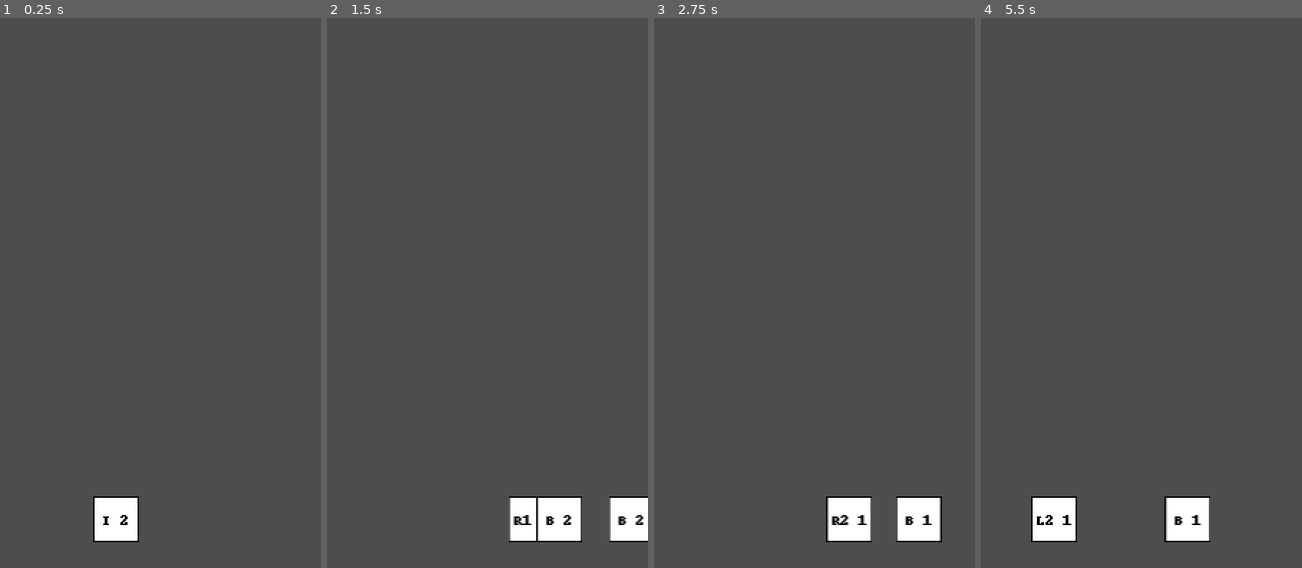
Above: before the commit, frames 1-4 (left to right).
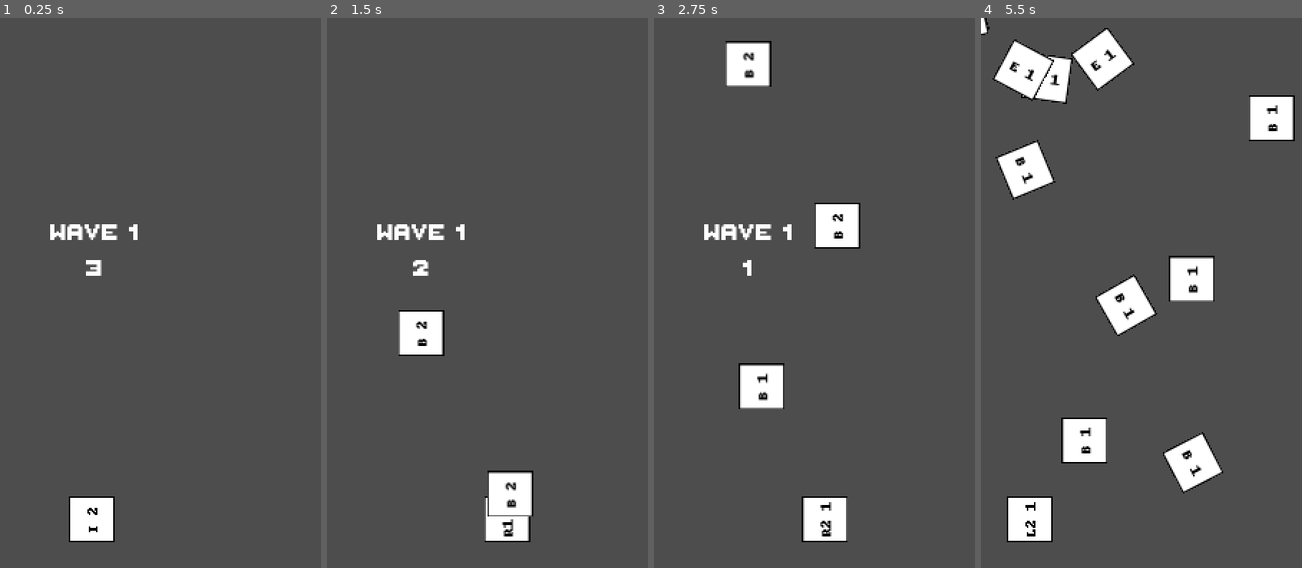
Above: after the commit, the same moments.

Repository: demestav/Open-Retro-Skies
Game: Godot game, scene res://Level.tscn
The game is run twice, just before and just after one commit, with the same random seed, the same clock (stepped at 60 frames per second) and the same inputs.
Inputs:
- Up to frame 1 (0.25 s): no input
- Up to frame 2 (1.5 s): hold Right (ui_right) 0.53-1.28 s; tap Space (action A) at 0.6, 1.35 s; hold Left (ui_left) from 1.28 s (still down)
- Up to frame 3 (2.75 s): release Left (ui_left) at 2.03 s; hold Right (ui_right) from 2.03 s (still down); tap Space (action A) at 2.1 s
- Up to frame 4 (5.5 s): tap Space (action A) every 0.75 s from 2.85 to 5.1 s; release Right (ui_right) at 3.53 s; hold Left (ui_left) from 3.53 s (still down)

The runs differ from the first frame. In frame 1, 2.0% of the frame differs, in the area x 15-44%, y 37-96%; in frame 2, 5.5%; in frame 3, 6.6%; in frame 4, 12%, in the area x 0-98%, y 0-96%.

Commit message:
Added waves. Updated project to Godot 4.2.1

Diff:
--- a/src/Level.tscn
+++ b/src/Level.tscn
@@ -1,8 +1,49 @@
-[gd_scene load_steps=2 format=3 uid="uid://4eclv0awhvjc"]
+[gd_scene load_steps=3 format=3 uid="uid://4eclv0awhvjc"]
 
 [ext_resource type="PackedScene" uid="uid://rs54bq7kh4bn" path="res://player/player.tscn" id="1_qxlbk"]
 
+[sub_resource type="GDScript" id="GDScript_4mnt3"]
+script/source = "extends Node2D
+
+var waves = preload(\"res://waves/waves.tscn\")
+
+var wave_keys = [
+	\"Wave 1\",
+	\"Wave 2\",
+	\"Wave 3\",
+	\"Wave 4\",
+	\"Wave 5\",
+	\"Wave 6\",
+	\"Wave 7\",
+	\"Wave 8\",
+	\"Wave 9\",
+	\"Wave 10\"
+]
+var wave
+var wave_index = 0
+
+# Called when the node enters the scene tree for the first time.
+func _ready():
+	wave = waves.instantiate()
+	wave.wave_to_load = wave_keys[wave_index]
+	add_child(wave)
+
+# Called every frame. 'delta' is the elapsed time since the previous frame.
+func _process(delta):
+	if wave.state == 3: # State.FINISHED
+		wave_index += 1
+		wave.queue_free()
+		wave = waves.instantiate()
+		wave.wave_to_load = wave_keys[wave_index]
+		add_child(wave)
+
+
+
+"
+
 [node name="Level" type="Node2D"]
+script = SubResource("GDScript_4mnt3")
 
 [node name="Airplane" parent="." instance=ExtResource("1_qxlbk")]
-position = Vector2(81, 350)
+position = Vector2(64, 350)
+rotation = -1.5708
--- a/src/bullet/bullet.gd
+++ b/src/bullet/bullet.gd
@@ -2,6 +2,7 @@
 
 var speed = 150
 var velocity = Vector2()
+var target_group_type:String = "enemy"
 
 func _ready():
 	$AnimatedSprite2D.play()
@@ -9,12 +10,9 @@
 func _process(delta):
 	position += velocity * delta
 
-func _on_body_entered(body):
-	pass
-
 func _on_area_entered(area):
-	if area.name == "enemy":
-		area.destroy()
+	if area.is_in_group(target_group_type):
+		area.hit()
 
 func init(pos, direction):
 	position = pos
--- a/src/bullet/bullet.tscn
+++ b/src/bullet/bullet.tscn
@@ -3,42 +3,47 @@
 [ext_resource type="Texture2D" uid="uid://djtg3vg7sfmoh" path="res://bullet/sprite/bullet.png" id="1_hwfg5"]
 [ext_resource type="Script" path="res://bullet/bullet.gd" id="1_wenqy"]
 
-[sub_resource type="AtlasTexture" id="AtlasTexture_72qpe"]
+[sub_resource type="AtlasTexture" id="AtlasTexture_tft0h"]
 atlas = ExtResource("1_hwfg5")
 region = Rect2(0, 0, 32, 32)
 
-[sub_resource type="AtlasTexture" id="AtlasTexture_kmdlw"]
+[sub_resource type="AtlasTexture" id="AtlasTexture_q45dg"]
 atlas = ExtResource("1_hwfg5")
 region = Rect2(32, 0, 32, 32)
 
-[sub_resource type="SpriteFrames" id="SpriteFrames_6dlid"]
+[sub_resource type="SpriteFrames" id="SpriteFrames_uxq5u"]
 resource_local_to_scene = true
 animations = [{
-"frames": [SubResource("AtlasTexture_72qpe"), SubResource("AtlasTexture_kmdlw")],
+"frames": [{
+"duration": 1.0,
+"texture": SubResource("AtlasTexture_tft0h")
+}, {
+"duration": 1.0,
+"texture": SubResource("AtlasTexture_q45dg")
+}],
 "loop": true,
 "name": &"default",
 "speed": 5.0
 }]
 
-[sub_resource type="RectangleShape2D" id="RectangleShape2D_kkgat"]
+[sub_resource type="RectangleShape2D" id="RectangleShape2D_f341u"]
 size = Vector2(30, 30)
 
 [node name="bullet" type="Area2D"]
 collision_layer = 0
-collision_mask = 0
+collision_mask = 2
 script = ExtResource("1_wenqy")
 
 [node name="AnimatedSprite2D" type="AnimatedSprite2D" parent="."]
-frames = SubResource("SpriteFrames_6dlid")
+sprite_frames = SubResource("SpriteFrames_uxq5u")
 frame = 1
 
 [node name="CollisionShape2D" type="CollisionShape2D" parent="."]
-shape = SubResource("RectangleShape2D_kkgat")
+shape = SubResource("RectangleShape2D_f341u")
 
 [node name="VisibleOnScreenNotifier2D" type="VisibleOnScreenNotifier2D" parent="."]
 position = Vector2(0.500001, 1.19209e-06)
 scale = Vector2(1.45, 1.5)
 
 [connection signal="area_entered" from="." to="." method="_on_area_entered"]
-[connection signal="body_entered" from="." to="." method="_on_body_entered"]
 [connection signal="screen_exited" from="VisibleOnScreenNotifier2D" to="." method="_on_visible_on_screen_notifier_2d_screen_exited"]
--- a/src/enemy/enemy.gd
+++ b/src/enemy/enemy.gd
@@ -4,9 +4,10 @@
 @onready var radar = $RayCast2D
 var ammo = 1
 var cooldown = 1
+var active = false
 
 func _ready():
-	pass
+	active = true
 
 func _process(delta):
 	if cooldown < 1:
@@ -15,14 +16,18 @@
 		if cooldown >= 1 and ammo > 0:
 			fire_bullet()
 
-func destroy():
-	queue_free()
+func hit():
+	print("I was hit!")
+	active = false
 
 func fire_bullet():
 	cooldown = 0
 	ammo -= 1
 	var bul = BULLET.instantiate()
+	bul.set_collision_mask_value(1, true)
+	bul.set_collision_mask_value(2, false)
 	var dir = Vector2(1, 0).rotated(global_rotation)
 	bul.rotation = dir.angle()
+	bul.target_group_type = "player"
 	bul.init(global_position, dir)
 	get_tree().get_root().get_node("Level").add_child(bul)
--- a/src/enemy/enemy.tscn
+++ b/src/enemy/enemy.tscn
@@ -3,36 +3,41 @@
 [ext_resource type="Script" path="res://enemy/enemy.gd" id="1_ojhe1"]
 [ext_resource type="Texture2D" uid="uid://c6g6cm4s003vp" path="res://enemy/sprite/enemy.png" id="2_v28or"]
 
-[sub_resource type="AtlasTexture" id="AtlasTexture_nhch7"]
+[sub_resource type="AtlasTexture" id="AtlasTexture_ruiw7"]
 atlas = ExtResource("2_v28or")
 region = Rect2(0, 0, 32, 32)
 
-[sub_resource type="AtlasTexture" id="AtlasTexture_qrs8q"]
+[sub_resource type="AtlasTexture" id="AtlasTexture_2epi5"]
 atlas = ExtResource("2_v28or")
 region = Rect2(32, 0, 32, 32)
 
-[sub_resource type="SpriteFrames" id="SpriteFrames_jitps"]
+[sub_resource type="SpriteFrames" id="SpriteFrames_ec3si"]
 animations = [{
-"frames": [SubResource("AtlasTexture_nhch7"), SubResource("AtlasTexture_qrs8q")],
+"frames": [{
+"duration": 1.0,
+"texture": SubResource("AtlasTexture_ruiw7")
+}, {
+"duration": 1.0,
+"texture": SubResource("AtlasTexture_2epi5")
+}],
 "loop": true,
 "name": &"default",
 "speed": 5.0
 }]
 
-[sub_resource type="RectangleShape2D" id="RectangleShape2D_byv73"]
+[sub_resource type="RectangleShape2D" id="RectangleShape2D_ndcol"]
 size = Vector2(30, 30)
 
-[node name="enemy" type="Area2D"]
+[node name="enemy" type="Area2D" groups=["enemy"]]
 collision_layer = 2
 collision_mask = 0
 script = ExtResource("1_ojhe1")
 
 [node name="AnimatedSprite2D" type="AnimatedSprite2D" parent="."]
-frames = SubResource("SpriteFrames_jitps")
-playing = true
+sprite_frames = SubResource("SpriteFrames_ec3si")
 
 [node name="CollisionShape2D" type="CollisionShape2D" parent="."]
-shape = SubResource("RectangleShape2D_byv73")
+shape = SubResource("RectangleShape2D_ndcol")
 
 [node name="RayCast2D" type="RayCast2D" parent="."]
 target_position = Vector2(400, 1)
--- a/src/player/player.gd
+++ b/src/player/player.gd
@@ -107,9 +107,13 @@
 	var dir = Vector2(1, 0).rotated(global_rotation)
 	bul.rotation = dir.angle()
 	bul.init(position, dir)
+	bul.target_group_type = "enemy"
 	get_tree().get_root().get_node("Level").add_child(bul)
 
 
 func process_events():
 	if Input.is_action_just_pressed("action A"):
 		fire_bullet()
+
+func hit():
+	print("OMG I was hit, I am the player!")
--- a/src/player/player.tscn
+++ b/src/player/player.tscn
@@ -118,7 +118,7 @@
 [sub_resource type="RectangleShape2D" id="RectangleShape2D_folur"]
 size = Vector2(30, 30)
 
-[node name="player" type="Area2D"]
+[node name="player" type="Area2D" groups=["player"]]
 script = ExtResource("1_6da44")
 
 [node name="AnimationPlayer" type="AnimationPlayer" parent="."]
--- a/src/project.godot
+++ b/src/project.godot
@@ -12,20 +12,22 @@
 
 config/name="Open Retro Skies"
 run/main_scene="res://Level.tscn"
-config/features=PackedStringArray("4.0", "Forward Plus")
+config/features=PackedStringArray("4.2", "Forward Plus")
 
 [display]
 
 window/size/viewport_width=224
 window/size/viewport_height=384
+window/size/window_width_override=672
+window/size/window_height_override=1152
+window/stretch/mode="viewport"
 window/handheld/orientation=1
-window/stretch/mode="viewport"
 
 [input]
 
 "action A"={
 "deadzone": 0.5,
-"events": [Object(InputEventKey,"resource_local_to_scene":false,"resource_name":"","device":0,"window_id":0,"alt_pressed":false,"shift_pressed":false,"ctrl_pressed":false,"meta_pressed":false,"pressed":false,"keycode":0,"physical_keycode":32,"unicode":0,"echo":false,"script":null)
+"events": [Object(InputEventKey,"resource_local_to_scene":false,"resource_name":"","device":0,"window_id":0,"alt_pressed":false,"shift_pressed":false,"ctrl_pressed":false,"meta_pressed":false,"pressed":false,"keycode":0,"physical_keycode":32,"key_label":0,"unicode":0,"echo":false,"script":null)
 , Object(InputEventJoypadButton,"resource_local_to_scene":false,"resource_name":"","device":-1,"button_index":0,"pressure":0.0,"pressed":false,"script":null)
 ]
 }
--- a/src/wave.gd
+++ /dev/null
@@ -1,36 +0,0 @@
-extends Node2D
-
-var wave_count = 10
-var spawn_interval = 0.8 # seconds
-var spawn_timer = 0
-var spawned_enemies = 0
-const ENEMY_SCENE = preload("res://enemy/enemy.tscn")
-
-@onready var path = get_node("Path2D")
-var enemy_path_followers = []
-
-func _ready():
-	pass
-
-func _process(delta):
-	spawn_timer += delta
-	if spawn_timer > spawn_interval and spawned_enemies < wave_count:
-		spawn_timer = 0
-		spawn_new_enemy()
-		spawned_enemies += 1
-
-	for path_follower in enemy_path_followers:
-		path_follower.progress_ratio += 0.1 * delta
-
-
-func spawn_new_enemy():
-	"""
-	Add new path follower and attach it to the path. Then attach the
-	emeny on that path follower.
-	"""
-	var new_path_follower = PathFollow2D.new()
-	new_path_follower.loop = false
-	path.add_child(new_path_follower)
-	var enemy = ENEMY_SCENE.instantiate()
-	new_path_follower.add_child(enemy)
-	enemy_path_followers.append(new_path_follower)
--- /dev/null
+++ b/src/waves/waves.gd
@@ -0,0 +1,124 @@
+extends Node2D
+
+var wave_count = 10
+
+var intro_timer = 3
+var outro_timer = 2
+
+var spawn_interval = 0.8 # seconds
+var spawn_timer = 0
+var spawned_enemies = 0
+const ENEMY_SCENE = preload("res://enemy/enemy.tscn")
+
+# @onready var path = get_node("Path2D")
+var wave_to_load
+var path
+var wave_paths
+var enemy_path_followers = []
+
+var active_enemies_counter = 0
+
+enum State {
+	INTRO,
+	IN_PROGRESS,
+	OUTRO,
+	FINISHED
+}
+
+var state = null
+var from_state = null
+var font
+
+
+func _ready():
+	start_wave()
+
+func start_wave():
+	wave_paths = {
+		"Wave 1": get_node("Wave 1"),
+		"Wave 2": get_node("Wave 2"),
+		"Wave 3": get_node("Wave 3"),
+		"Wave 4": get_node("Wave 4"),
+		"Wave 5": get_node("Wave 5"),
+		"Wave 6": get_node("Wave 6"),
+		"Wave 7": get_node("Wave 7"),
+		"Wave 8": get_node("Wave 8"),
+		"Wave 9": get_node("Wave 9"),
+		"Wave 10": get_node("Wave 10")
+	}
+	path = wave_paths[wave_to_load]
+	switch_state(State.INTRO)
+
+func _process(delta):
+	state_logic(delta)
+	state_transition()
+
+func state_logic(delta):
+	match state:
+		State.INTRO:
+			$"Label".text = wave_to_load + "\n" + str(ceili(intro_timer))
+			intro_timer -= delta
+		State.IN_PROGRESS:
+			spawn_timer += delta
+			if spawn_timer > spawn_interval and spawned_enemies < wave_count:
+				spawn_timer = 0
+				spawn_new_enemy()
+
+			active_enemies_counter = 0
+			for path_follower in enemy_path_followers:
+				var enemy = path_follower.get_child(0)
+				if enemy.active == true:
+					path_follower.progress_ratio += 0.1 * delta
+					active_enemies_counter += 1
+		State.OUTRO:
+			outro_timer -= delta
+		State.FINISHED:
+			print("Finished")
+
+func state_transition():
+	match state:
+		State.INTRO:
+			if intro_timer <= 0:
+				switch_state(State.IN_PROGRESS)
+		State.IN_PROGRESS:
+			if active_enemies_counter == 0:
+				switch_state(State.OUTRO)
+		State.OUTRO:
+			if outro_timer <= 0:
+				switch_state(State.FINISHED)
+		State.FINISHED:
+			pass
+
+func switch_state(to_state):
+	from_state = state
+	state = to_state
+	enter(from_state, to_state)
+
+
+func enter(from_state, to_state):
+	match state:
+		State.INTRO:
+			$"Label".visible = true
+		State.IN_PROGRESS:
+			$"Label".visible = false
+			spawn_new_enemy()
+		State.OUTRO:
+			$"Label".text = "End of " + wave_to_load
+			$"Label".visible = true
+		State.FINISHED:
+			pass
+
+
+func spawn_new_enemy():
+	"""
+	Add new path follower and attach it to the path. Then attach the
+	emeny on that path follower.
+	"""
+	var new_path_follower = PathFollow2D.new()
+	new_path_follower.loop = false
+	path.add_child(new_path_follower)
+	var enemy = ENEMY_SCENE.instantiate()
+	new_path_follower.add_child(enemy)
+	enemy_path_followers.append(new_path_follower)
+	spawned_enemies += 1
+	print(len(enemy_path_followers))
--- /dev/null
+++ b/src/waves/waves.tscn
@@ -0,0 +1,59 @@
+[gd_scene load_steps=5 format=3 uid="uid://cia4ngusantfm"]
+
+[ext_resource type="Script" path="res://waves/waves.gd" id="1_r1c7g"]
+[ext_resource type="FontFile" uid="uid://c37u3b3y65ywi" path="res://waves/ThaleahFat.ttf" id="2_hwh5o"]
+
+[sub_resource type="Curve2D" id="Curve2D_qs4aq"]
+_data = {
+"points": PackedVector2Array(0, 0, 0, 0, -14, -10, -50.5679, -27.7187, 50.5679, 27.7187, 29, 36, -30.9543, -22.2236, 30.9543, 22.2236, 134, 11, -1.33484, -58.733, 1.33484, 58.733, 202, 127, 7.76357, -43.5936, -7.76357, 43.5936, 109, 187, 15.1453, -36.5268, -15.1453, 36.5268, 87, 297, 0, 0, 0, 0, -73, 382)
+}
+point_count = 7
+
+[sub_resource type="LabelSettings" id="LabelSettings_2f05t"]
+font = ExtResource("2_hwh5o")
+font_size = 24
+shadow_size = 0
+
+[node name="Wave" type="Node2D" groups=["active_enemies"]]
+script = ExtResource("1_r1c7g")
+
+[node name="Wave 1" type="Path2D" parent="."]
+curve = SubResource("Curve2D_qs4aq")
+
+[node name="Wave 2" type="Path2D" parent="."]
+curve = SubResource("Curve2D_qs4aq")
+
+[node name="Wave 3" type="Path2D" parent="."]
+curve = SubResource("Curve2D_qs4aq")
+
+[node name="Wave 4" type="Path2D" parent="."]
+curve = SubResource("Curve2D_qs4aq")
+
+[node name="Wave 5" type="Path2D" parent="."]
+curve = SubResource("Curve2D_qs4aq")
+
+[node name="Wave 6" type="Path2D" parent="."]
+curve = SubResource("Curve2D_qs4aq")
+
+[node name="Wave 7" type="Path2D" parent="."]
+curve = SubResource("Curve2D_qs4aq")
+
+[node name="Wave 8" type="Path2D" parent="."]
+curve = SubResource("Curve2D_qs4aq")
+
+[node name="Wave 9" type="Path2D" parent="."]
+curve = SubResource("Curve2D_qs4aq")
+
+[node name="Wave 10" type="Path2D" parent="."]
+position = Vector2(1, 0)
+curve = SubResource("Curve2D_qs4aq")
+
+[node name="Label" type="Label" parent="."]
+visible = false
+offset_left = 35.0
+offset_top = 139.0
+offset_right = 75.0
+offset_bottom = 162.0
+text = "Hello text"
+label_settings = SubResource("LabelSettings_2f05t")
+horizontal_alignment = 1
Binary file added: src/waves/ThaleahFat.ttf
Not shown, added: src/waves/ThaleahFat.ttf.import
